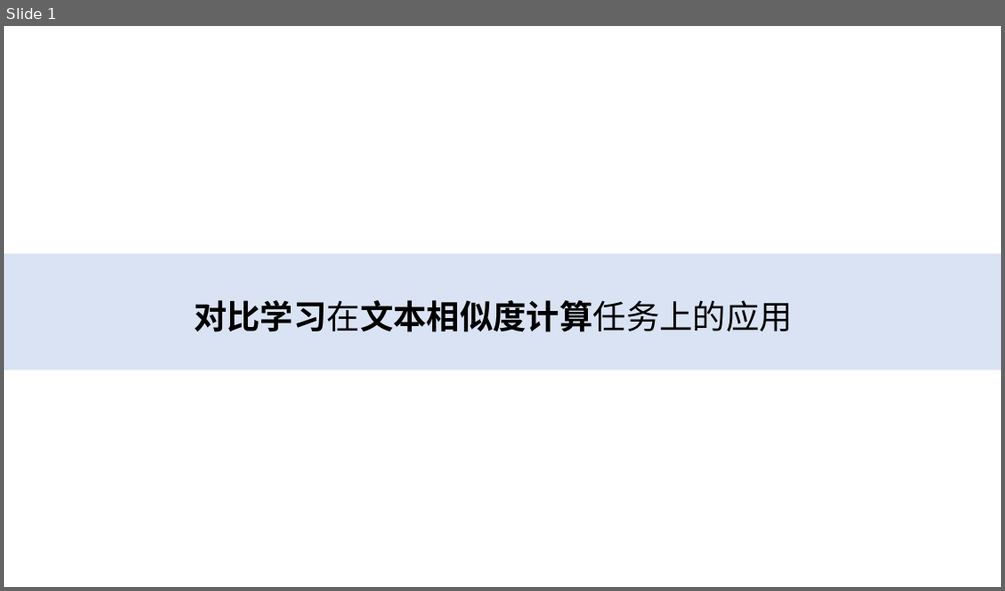
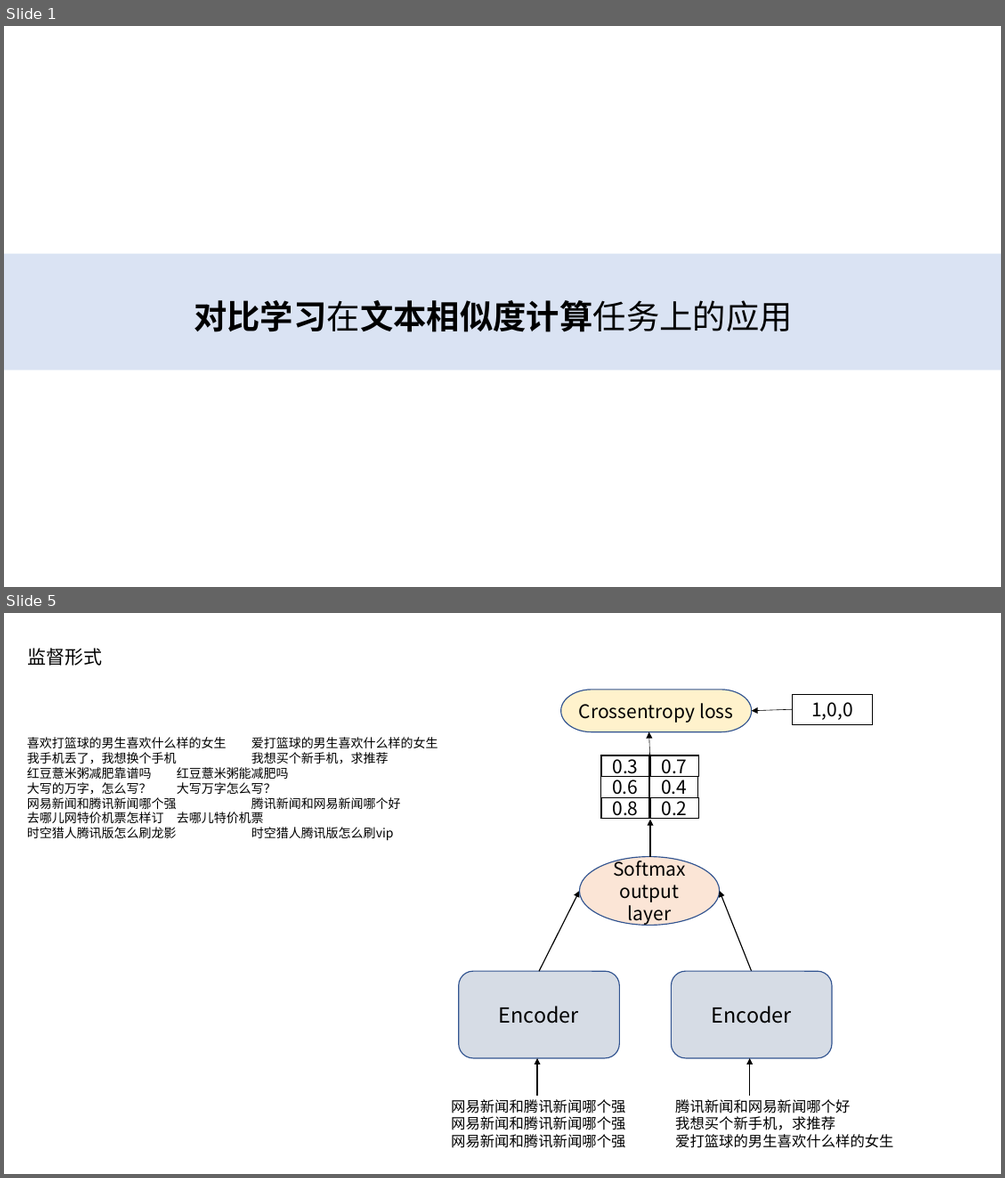
Before and after one commit to xianghuisun/ContrativeLearningInNLP, a slide deck: GroupMeeting.pptx. Shown one above the other, each under a label of ours: slide 1 before the commit, slides 1 and 5 after it; the slides between them are not shown. The pictures are 1005x591 and 1005x1178 pixels, drawn with LibreOffice and Linux fonts; fonts in the diff are those of the drawing; background and template pictures are left out. Boxes give left, top, right and bottom in pixels: in the first picture for what was removed or moved away, otherwise in the second. Text is boxed around its words. In the diff, an @@ line names an element or a change of style, - is before the commit and + after.

```diff
--- a/GroupMeeting.pptx
+++ b/GroupMeeting.pptx
@@ slide 5 added at (4, 613, 1001, 1174), background #FFFFFF @@
@@ text added at (28, 648, 103, 666), 18 pt, text #000000 @@
+监督形式
@@ pill shape added at (561, 690, 752, 732), fill #FFF2CC, outline #325491 1 pt, 18 pt, text #000000 @@
+Crossentropy loss
@@ arrow added from (793, 709) to (752, 711), #000000 0.5 pt @@
@@ rectangle added at (793, 695, 872, 724), fill #FFFFFF, outline #000000 1 pt, 18 pt, text #000000 @@
+1,0,0
@@ text added at (27, 737, 438, 841), 12 pt, text #000000 @@
+喜欢打篮球的男生喜欢什么样的女生 爱打篮球的男生喜欢什么样的女生
+我手机丢了，我想换个手机 我想买个新手机，求推荐
+红豆薏米粥减肥靠谱吗 红豆薏米粥能减肥吗
+大写的万字，怎么写？ 大写万字怎么写？
+网易新闻和腾讯新闻哪个强 腾讯新闻和网易新闻哪个好
+去哪儿网特价机票怎样订 去哪儿特价机票
+时空猎人腾讯版怎么刷龙影 时空猎人腾讯版怎么刷vip
@@ arrow added from (650, 755) to (649, 732), #000000 0.5 pt @@
@@ rectangle added at (601, 755, 649, 776), fill #FFFFFF, outline #000000 1 pt, 18 pt, text #000000 @@
+0.3
@@ rectangle added at (650, 755, 698, 776), fill #FFFFFF, outline #000000 1 pt, 18 pt, text #000000 @@
+0.7
@@ rectangle added at (600, 777, 648, 798), fill #FFFFFF, outline #000000 1 pt, 18 pt, text #000000 @@
+0.6
@@ rectangle added at (601, 798, 649, 819), fill #FFFFFF, outline #000000 1 pt, 18 pt, text #000000 @@
+0.8
@@ rectangle added at (650, 777, 698, 798), fill #FFFFFF, outline #000000 1 pt, 18 pt, text #000000 @@
+0.4
@@ rectangle added at (650, 798, 698, 819), fill #FFFFFF, outline #000000 1 pt, 18 pt, text #000000 @@
+0.2
@@ arrow added from (650, 857) to (650, 819), #000000 1 pt @@
@@ ellipse added at (580, 857, 720, 925), fill #FBE5D6, outline #325491 1 pt, 18 pt, text #000000 @@
+Softmax output layer
@@ arrow added from (540, 971) to (580, 891), #000000 1 pt @@
@@ arrow added from (752, 971) to (720, 891), #000000 1 pt @@
@@ rounded rectangle added at (459, 971, 619, 1058), fill #D6DCE5, outline #325491 1 pt, 20 pt, text #000000 @@
+Encoder
@@ rounded rectangle added at (671, 971, 832, 1058), fill #D6DCE5, outline #325491 1 pt, 20 pt, text #000000 @@
+Encoder
@@ arrow added from (537, 1095) to (537, 1058), #000000 1 pt @@
@@ arrow added from (750, 1095) to (750, 1058), #000000 1 pt @@
@@ text added at (451, 1099, 893, 1148), 14 pt, text #000000 @@
+网易新闻和腾讯新闻哪个强 腾讯新闻和网易新闻哪个好
+网易新闻和腾讯新闻哪个强 我想买个新手机，求推荐
+网易新闻和腾讯新闻哪个强 爱打篮球的男生喜欢什么样的女生
```
Also in this commit, not shown: 1 slide changed, 14 other slides added, 8 other files.
